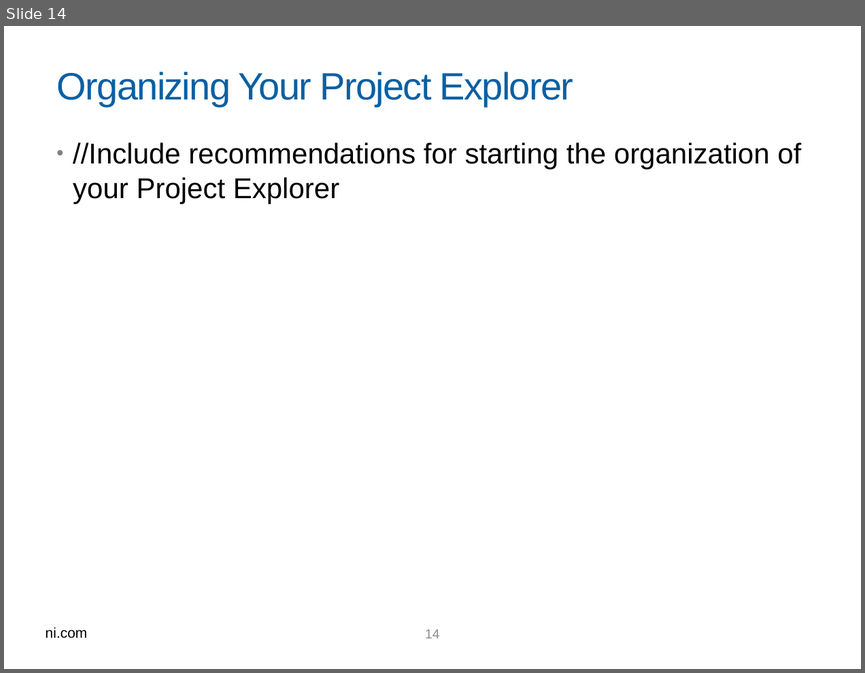
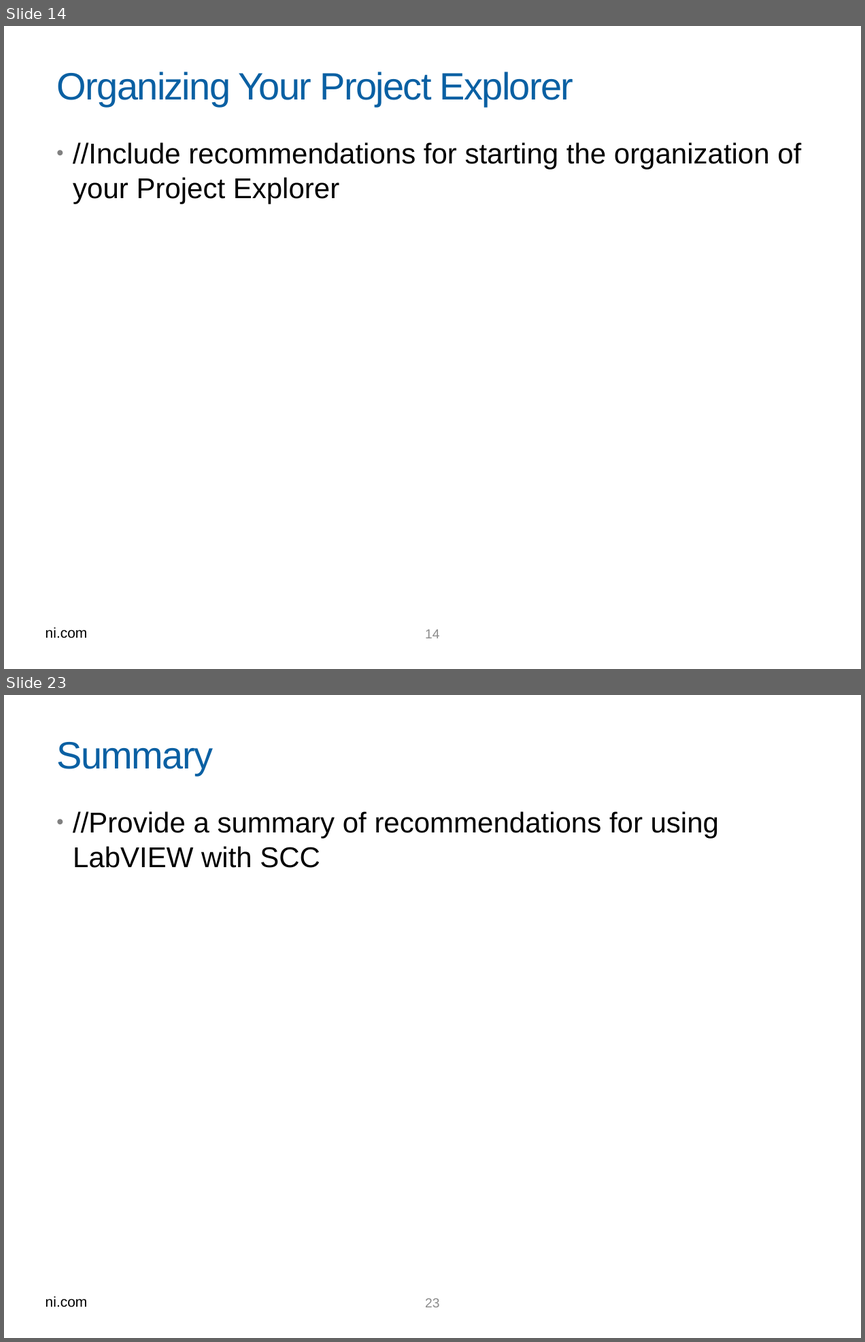
Before and after one commit to kimberlywenger/SCC, a slide deck: SCC Team Dev.pptx. Shown one above the other, each under a label of ours: slide 14 before the commit, slides 14 and 23 after it; the slides between them are not shown. The pictures are 865x673 and 865x1342 pixels, drawn with LibreOffice and Linux fonts; fonts in the diff are those of the drawing; background and template pictures are left out. Boxes give left, top, right and bottom in pixels: in the first picture for what was removed or moved away, otherwise in the second. Text is boxed around its words. In the diff, an @@ line names an element or a change of style, - is before the commit and + after.

```diff
--- a/SCC Team Dev.pptx
+++ b/SCC Team Dev.pptx
@@ slide 23 added at [4,695,861,1338], background picture (left out); not listed: 2 template elements that a slide beside it also shows @@
@@ title added at [57,742,213,776], 32 pt, text #0A60A3 @@
+Summary
@@ text added at [73,811,719,868], 24 pt, text #000000 @@
+• //Provide a summary of recommendations for using LabVIEW with SCC
```
Also in this commit, not shown: 5 slides changed, 4 other slides added, 1 slide removed.
